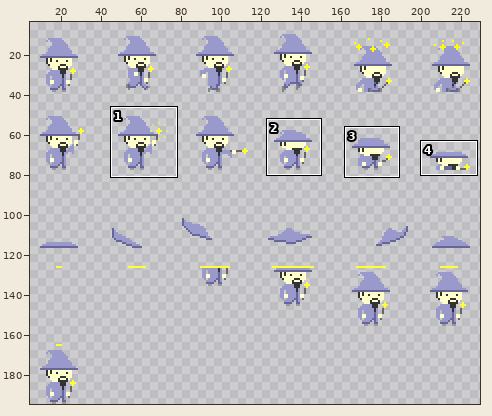
One commit to this sprite sheet: media/wizard.png. The first picture is a wide view before the edit; the outline marks the close-up.
Close-up. Earlier state:
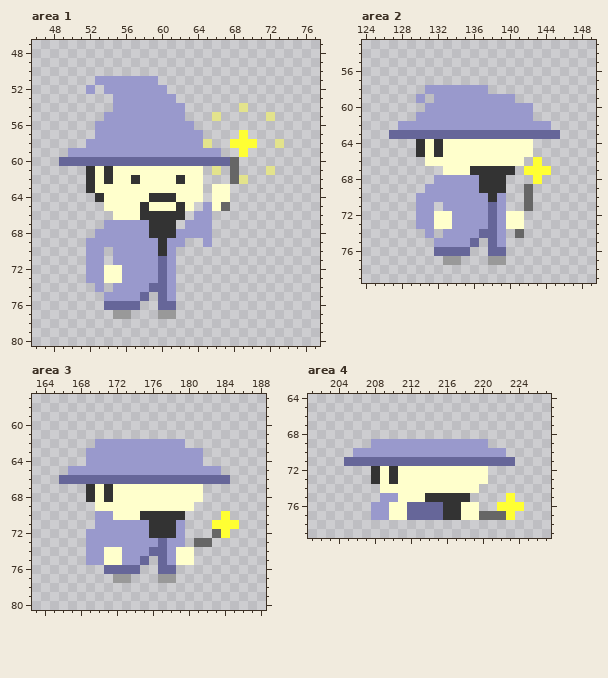
The file is 234x195 pixels. Shown: area 1: x 46..77, y 47..80; area 2: x 124..149, y 53..79; area 3: x 163..188, y 57..80; area 4: x 201..227, y 64..79. The wide view leaves out empty margins. The commit also changed other parts of the picture, which this record leaves out.
The same view after the edit:
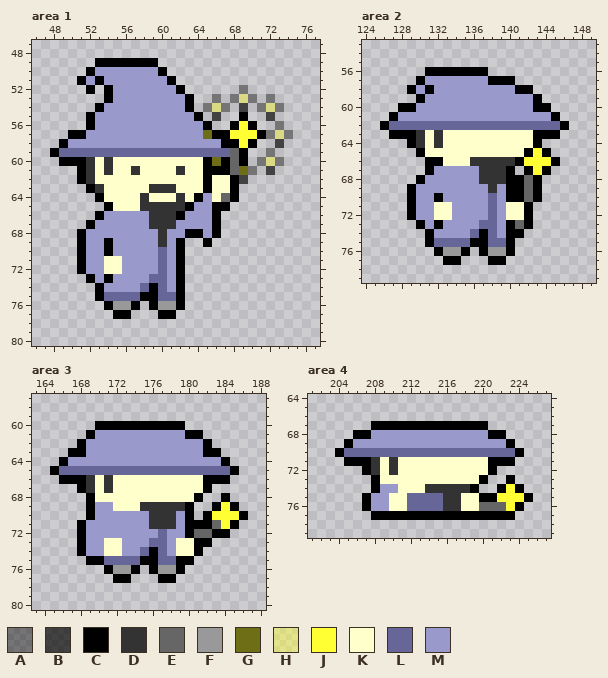
Palette (. is transparent): A #0000006e  B #000000ad  C #000000  D #333333  E #666666  F #999999  G #6e6e16  H #ffff336e  J #ffff33  K #ffffcc  L #666699  M #9999cc
What changed:
Changed rows in their new state; - is an unchanged pixel.
Area 1:
first column x 48:
49 -----CCCCCCC---------------
50 ----CMMMMMMMC--------------
51 ---CMC------MC-------------
52 ----C-C------MC------A-----
53 ------C-------MC--A-AHA-A--
54 -----CM--------C-AHA-B-AHA-
55 ----CM---------MC-B--C--B--
56 ----C-----------MC--CJC--A-
57 --CCM------------GCCJ-JCAHA
58 -CMM-------------MMCC-C--B-
59 CLLLLLLLLLLLLLLLLLLLEC--A--
60 -CCCDKDKKKKKKKKKKCGC-C-AHA-
61 ---C-----D----D--CCC-GA-B--
62 ---C--K--K----K--CKKCB-----
63 ----CD-----DDD---C--C------
64 -----C----DKKKD-CM-EC------
65 ------C----DDD-CM-CC-------
66 -----CMMMMM---CM--C--------
67 ----CM--------M---C--------
68 ---CM------M-M-CC-C--------
69 ---C--C-------C--C---------
70 ---C--C-----L-C------------
71 ---C--KK------C------------
72 ---C----------C------------
73 ----C-CM---L--C------------
74 -----CM---LC--C------------
75 -----CLLLLCC-LC------------
76 ------CFFC-CFFC------------
77 -------CC---CC-------------
Area 2:
first column x 126:
56 -----CCCCCCC---------
57 ----CMMMMMMMCCC------
58 ---CMC------MMMCC----
59 ----CM---------MMC---
60 --CCM------------CC--
61 -CMM-------------MMC-
62 CLLLLLLLLLLLLLLLLLLLC
63 -CCCDKDKKKKKKKKKKCCC-
64 ---C-------------C---
65 ----C-K---------CJC--
66 -----CC---DDDDDCJ-JC-
67 -----CMMMMM---C-C-C--
68 ----CM--------CCEC---
69 ---CM------M-MCC-C---
70 ---C--C-----L-CC-C---
71 ---C--KK------KKC----
72 ---C------------C----
73 ----C-CM---L--CEC----
74 -----CM---LC--CC-----
75 -----CLLLLCC-LC------
76 ------CFFC-CFFC------
77 -------CC---CC-------
Area 3:
first column x 165:
60 -----CCCCCCCCCC-------
61 ----CMMMMMMMMMMCC-----
62 ---CM----------MMC----
63 --CC-------------CC---
64 -CMM-------------MMC--
65 CLLLLLLLLLLLLLLLLLLLC-
66 -CCCDKDKKKKKKKKKKCCC--
67 ---C-------------C----
68 ----C-K---------C--C--
69 ----CMM---DDDDDC--CJC-
70 ----C--MMMM---MC-CJ-JC
71 ---CM----------CCCE-C-
72 ---C-------MLM-CEECC--
73 ---C--KK---L--KKCC----
74 ---C------LC----C-----
75 ----CCLLLLCC-LCC------
76 ------CFFC-CFFC-------
77 -------CC---CC--------
Area 4:
first column x 204:
67 ----CCCCCCCCCCCCC-----
68 --CCMMMMMMMMMMMMMCC---
69 -CMM-------------MMC--
70 CLLLLLLLLLLLLLLLLLLLC-
71 -CCCDKDKKKKKKKKKKCCC--
72 ---C-------------C----
73 ----C-K---------C--C--
74 ----CMM---DDDDDC--CJC-
75 ---CM-K-LLLL--KKCCJ-JC
76 ---C------------EEE-C-
77 ----CCCCCCCCCCCCCCCC--
Where, in picture pixels (left, top, right, bottom), the same in both close-ups:
changed: (50, 58, 293, 319)
changed: (380, 67, 569, 265)
changed: (50, 421, 248, 583)
changed: (335, 421, 533, 520)
